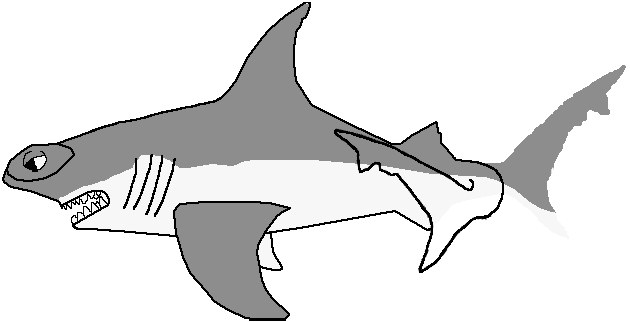
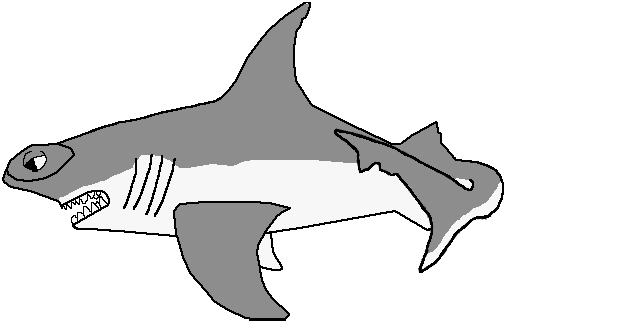
Layered file, before and after one edit (630×322). Changes by layer:
painted on "Shark Belly Color" over [355, 163, 569, 269]
painted on "Shark Color" over [405, 65, 626, 254]
